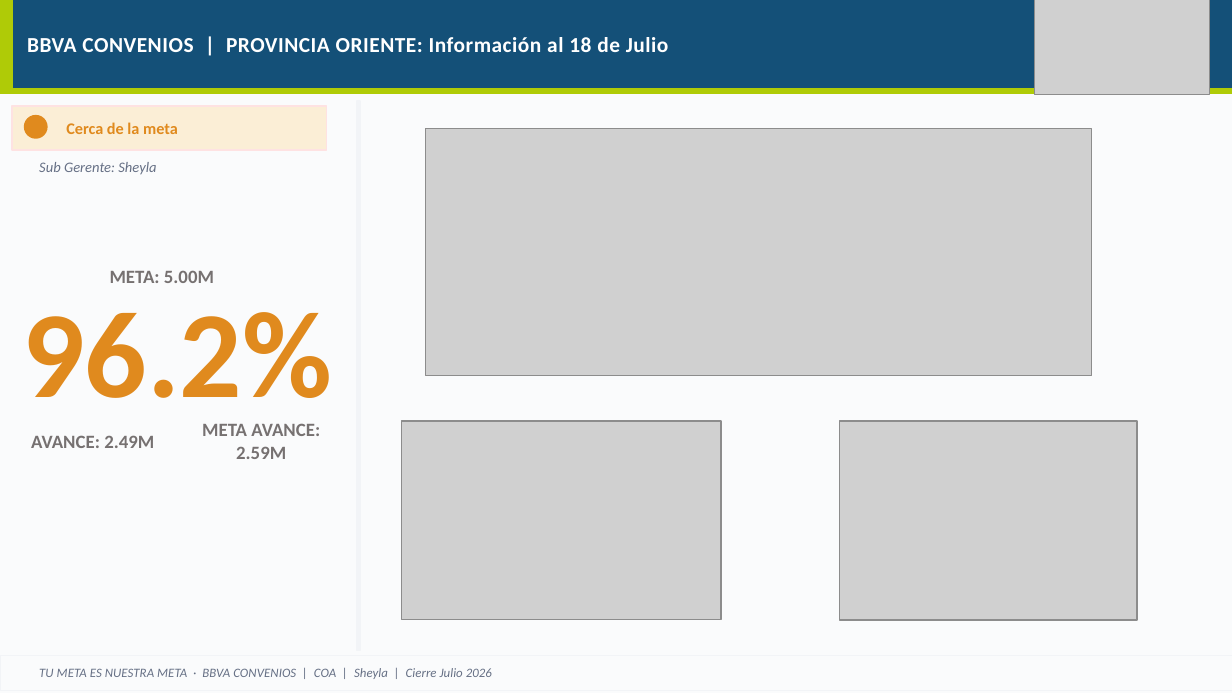
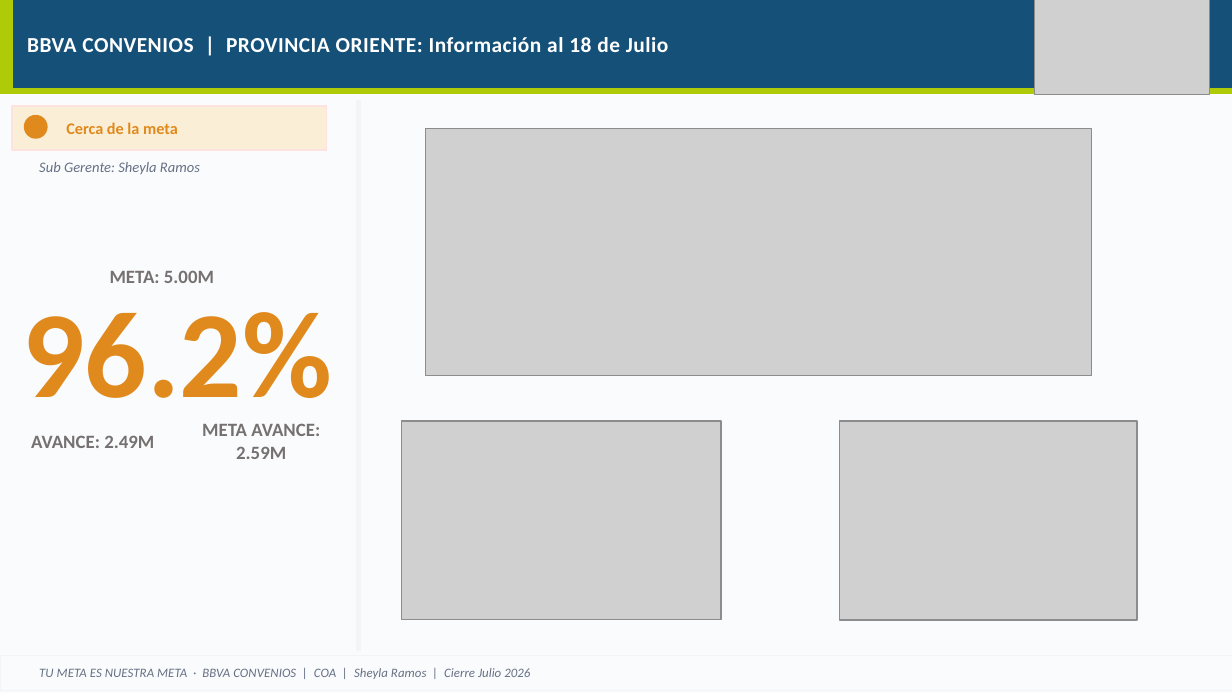
Before and after one commit to piere0405/streamlit_app, a slide deck: slide 44 of plantilla_campanias.pptx (slide 43 before the commit). Drawn at 1232x693 pixels with LibreOffice and Linux fonts; fonts in the diff are those of the drawing; grey boxes stand for pictures. Boxes give left, top, right and bottom in pixels: in the first picture for what was removed or moved away, otherwise in the second. Text is boxed around its words. In the diff, an @@ line names an element or a change of style, - is before the commit and + after.

```diff
--- a/plantilla_campanias.pptx
+++ b/plantilla_campanias.pptx
@@ text at <box>39,162,200,175</box>: text changed @@
-Sub Gerente: Sheyla
+Sub Gerente: Sheyla Ramos
@@ text at <box>39,668,530,679</box>: text changed @@
-TU META ES NUESTRA META · BBVA CONVENIOS | COA | Sheyla | Cierre Julio 2026
+TU META ES NUESTRA META · BBVA CONVENIOS | COA | Sheyla Ramos | Cierre Julio 2026
```
Also in this commit, not shown: 10 other slides changed, 21 slides added, 5 other files.
